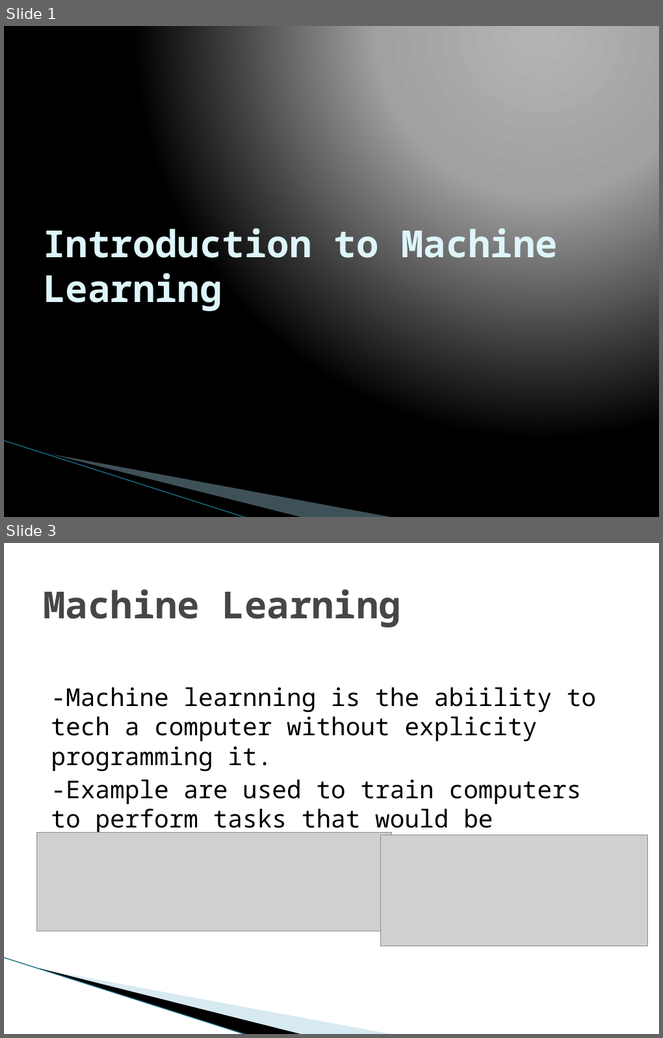
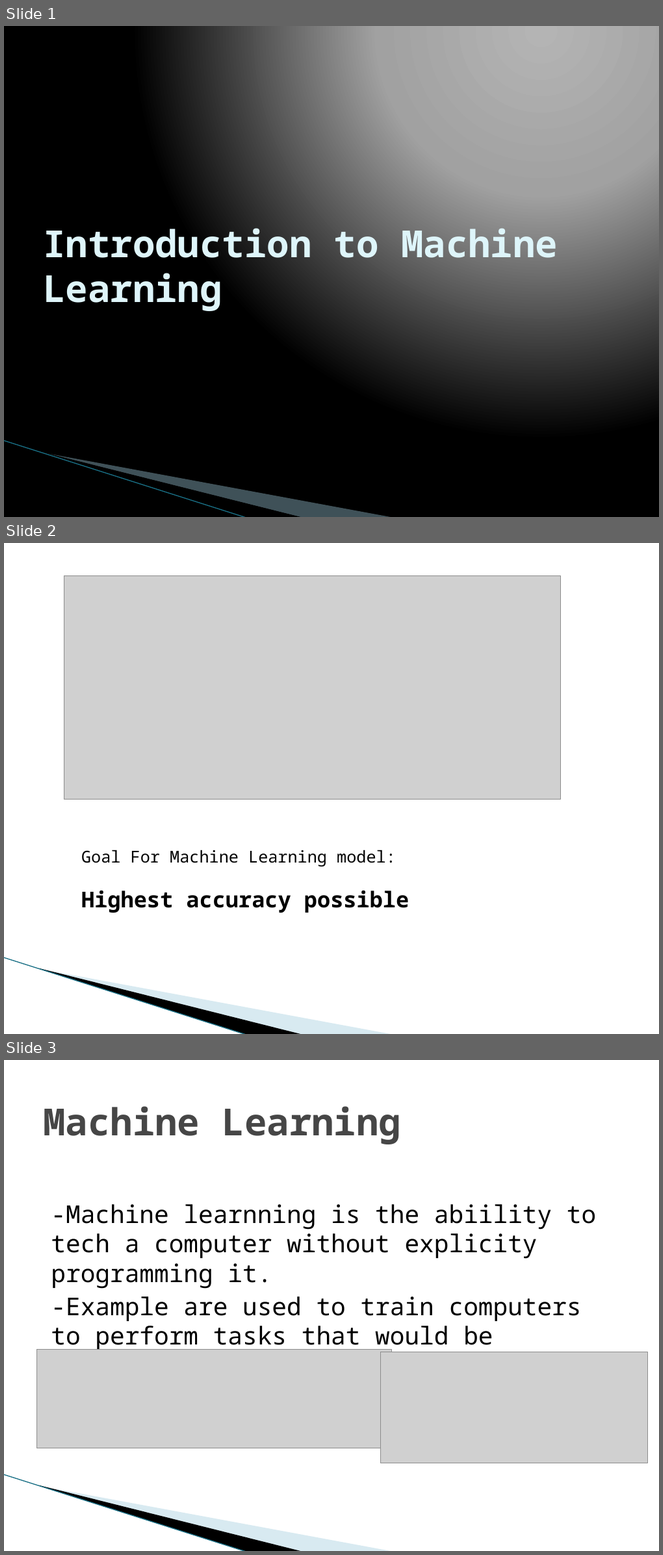
Before and after one commit to rimonyousuf/Machine-Learning, a slide deck: Introduction to Machine Learning.pptx. Shown one above the other, each under a label of ours: slides 1 and 3 before the commit, slides 1, 2 and 3 after it; the slides between them are not shown. The pictures are 663x1038 and 663x1555 pixels, drawn with LibreOffice and Linux fonts; fonts in the diff are those of the drawing; grey boxes stand for pictures; background and template pictures are left out. Boxes give left, top, right and bottom in pixels: in the first picture for what was removed or moved away, otherwise in the second. Text is boxed around its words. In the diff, an @@ line names an element or a change of style, - is before the commit and + after.

```diff
--- a/Introduction to Machine Learning.pptx
+++ b/Introduction to Machine Learning.pptx
@@ slide 2 added at <box>4,543,659,1034</box>, background #FFFFFF; not listed: 3 template elements that a slide beside it also shows @@
@@ picture added at <box>64,575,561,800</box> @@
@@ text added at <box>81,850,409,913</box>, 18 pt, text #000000 @@
+Goal For Machine Learning model:
+Highest accuracy possible
```
Also in this commit, not shown: 1 other slide added, 1 slide removed.
